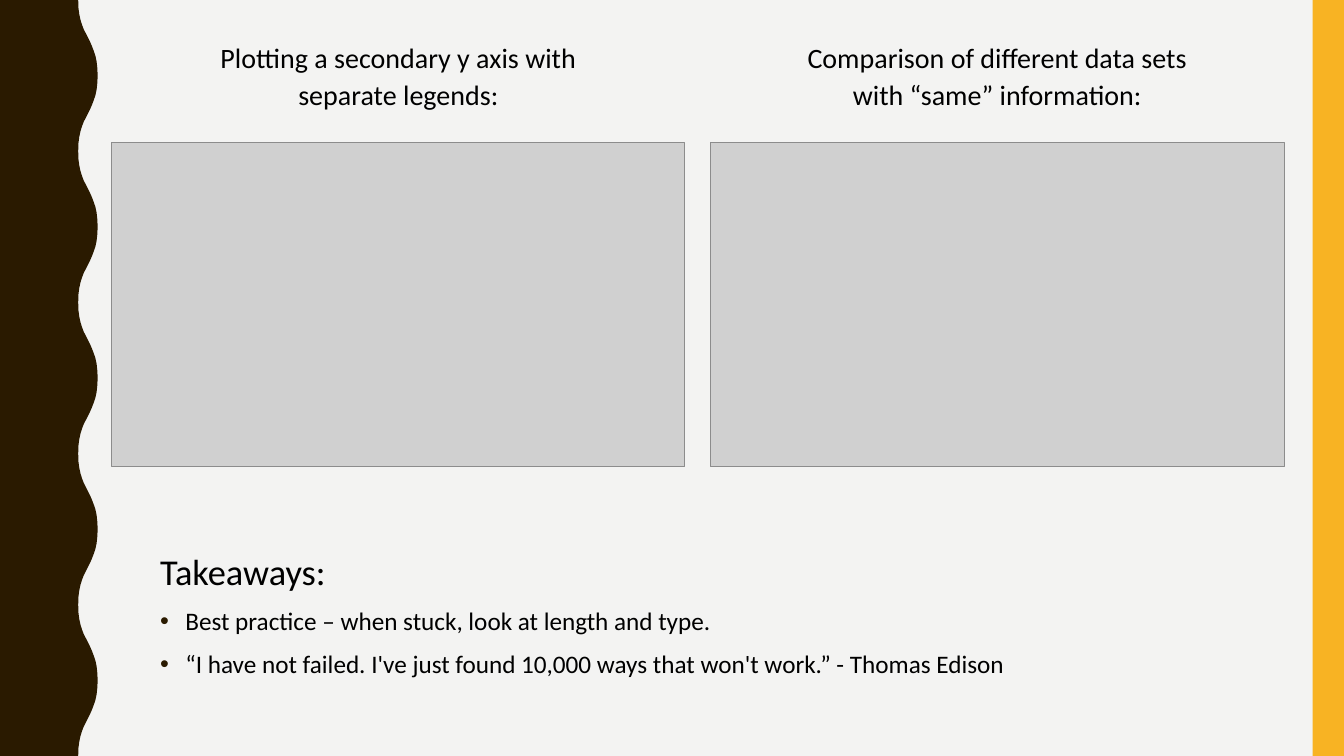
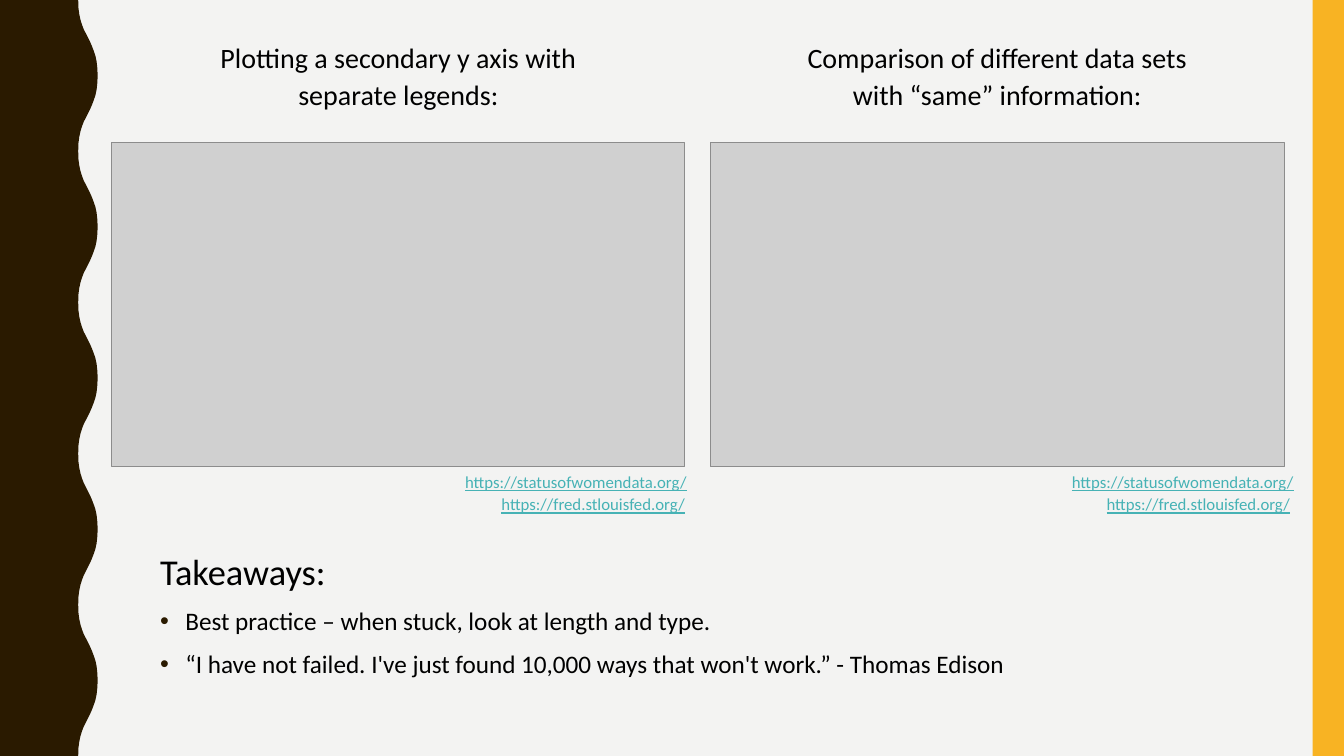
Before and after one commit to kathleeng77/Open-Source-Project-1, a slide deck: slide 9 of presentation/women-in-workforce.pptx. Drawn at 1344x756 pixels with LibreOffice and Linux fonts; fonts in the diff are those of the drawing; grey boxes stand for pictures. Boxes give left, top, right and bottom in pixels: in the first picture for what was removed or moved away, otherwise in the second. Text is boxed around its words. In the diff, an @@ line names an element or a change of style, - is before the commit and + after.

Commit message:
checked summary grammar and added alt text to ppt

```diff
--- a/presentation/women-in-workforce.pptx
+++ b/presentation/women-in-workforce.pptx
@@ text added at box(465, 476, 686, 491), 12 pt, text #46B2B5, underline @@
+https://statusofwomendata.org/
@@ text added at box(1072, 476, 1293, 491), 12 pt, text #46B2B5, underline @@
+https://statusofwomendata.org/
@@ text added at box(501, 498, 684, 514), 12 pt, text #46B2B5, underline @@
+https://fred.stlouisfed.org/
@@ text added at box(1107, 498, 1290, 514), 12 pt, text #46B2B5, underline @@
+https://fred.stlouisfed.org/
```
Also in this commit, not shown: 11 other slides changed, 1 slide added, 1 slide removed, 5 other files.
